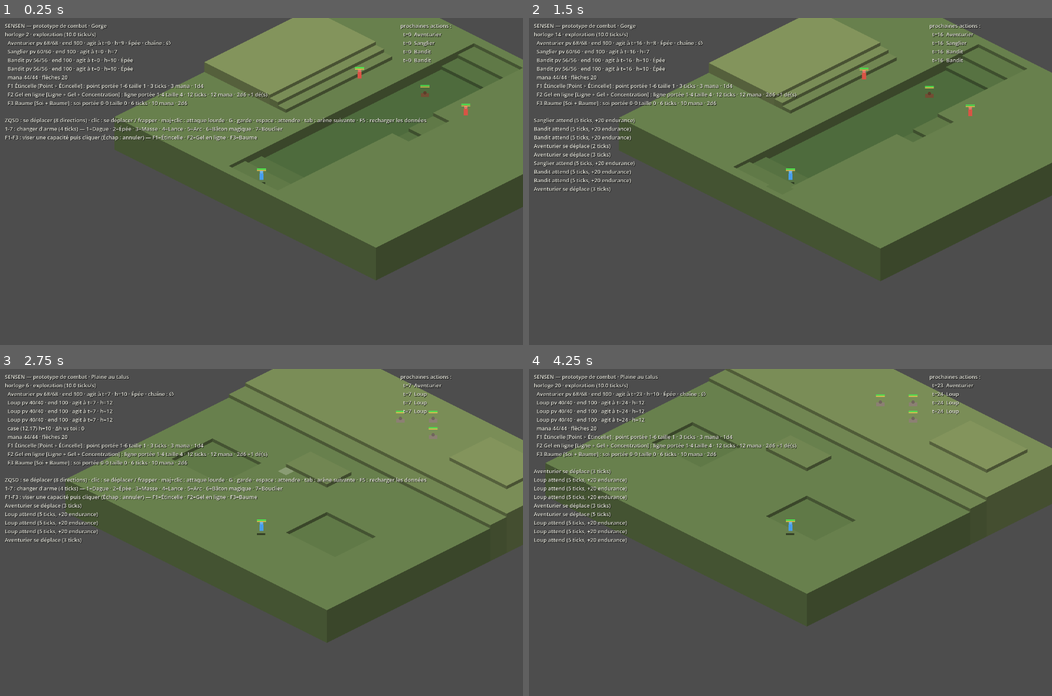
Above: before the commit, frames 1-4 (two rows, left to right).
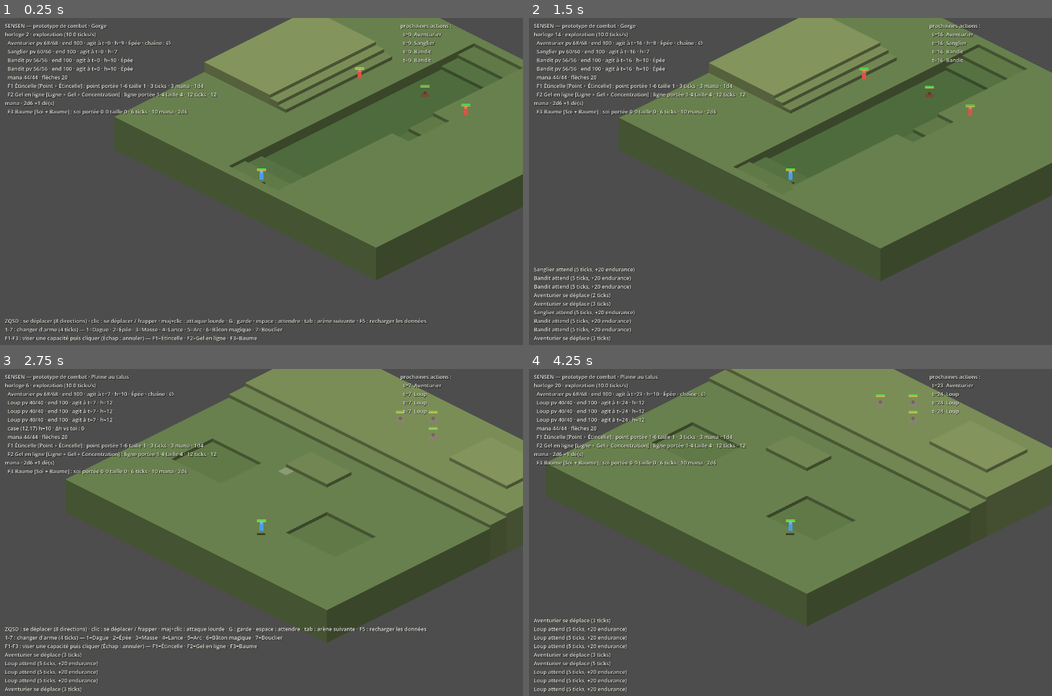
Above: after the commit, the same moments.

Repository: devmarcpro/sensen
Game: Godot game, scene res://scenes/demo/main.tscn
Two runs of this game, one before a commit and one after it. Both use one fixed random seed, a clock stepped at 60 frames per second and the inputs below.
Inputs (mouse positions are in pixels of both pictures, inside the frame that each line leads up to):
- Up to frame 1 (0.25 s): no input
- Up to frame 2 (1.5 s): tap Enter at 0.5 s; move the mouse to (905, 165) at 0.52 s; hold D 0.53-1.28 s; hold Z 0.53-1.28 s; click (905, 165) at 0.67 s; tap Space at 0.77 s; move the mouse to (685, 197) at 1.27 s; hold S from 1.28 s (still down); tap Q at 1.35 s
- Up to frame 3 (2.75 s): tap Space at 1.52, 2 s; move the mouse to (313, 460) at 2.02 s; release S at 2.03 s; hold D from 2.03 s (still down); tap Tab at 2.1 s
- Up to frame 4 (4.25 s): move the mouse to (764, 597) at 2.77 s; tap G at 2.85 s; click (764, 597) at 2.92 s; tap Space at 3.02, 3.77 s; move the mouse to (947, 581) at 3.52 s; release D at 3.53 s; hold S from 3.53 s (still down); tap 1 at 3.6 s

The runs differ from the first frame. In frame 1, 3.0% of the frame differs, in the area x 0-82%, y 22-99%; in frame 2, 2.9%; in frame 3, 4.4%, in the area x 0-82%, y 25-99%; in frame 4, 2.9%.

Commit message:
Client : journal et aide en bas de l'écran, le centre reste au joueur
Pourquoi : joueur centré (décision du 2026-08-27), le panneau gauche
recouvrait sa tuile. L'état et les prévisualisations restent en haut à
gauche (largeur bornée, retour à la ligne), journal, écran de fin et aide
passent en bas.

Co-Authored-By: Claude Fable 5 <noreply@anthropic.com>

Diff:
--- a/godot/scenes/demo/main.gd
+++ b/godot/scenes/demo/main.gd
@@ -34,6 +34,7 @@
 
 @onready var ui: Label = $CanvasLayer/Info
 @onready var ui_droite: Label = $CanvasLayer/Droite
+@onready var ui_bas: Label = $CanvasLayer/Bas   # journal + aide en bas : le centre de l'écran reste au joueur
 
 
 ## La couche statique du terrain : ses commandes de dessin persistent d'une image à l'autre.
@@ -462,14 +463,15 @@
 			lignes.append("  " + tr("ui.capacite.visee").format({"nom": tr(plan.name_key)}))
 			if survol.x >= 0 and not g.occupant(survol).is_empty():
 				lignes.append("  " + _preview_capacite(j, plan, sim.entites[g.occupant(survol)]))
-	lignes.append("")
+	ui.text = "\n".join(lignes)
+	var bas: Array[String] = []
 	if not ecran_fin.is_empty():
-		lignes.append_array(ecran_fin)
-		lignes.append("")
-	lignes.append_array(journal)
+		bas.append_array(ecran_fin)
+		bas.append("")
+	bas.append_array(journal)
 	if not j.vivant:
-		lignes.append(tr("journal.defaite"))
-	ui.text = "\n".join(lignes)
+		bas.append(tr("journal.defaite"))
+	ui_bas.text = "\n".join(bas)
 	# Timeline : les prochaines actions de l'horloge du joueur, par compteur croissant.
 	var timeline: Array[String] = [tr("ui.timeline")]
 	var acteurs := sim.vivants().filter(func(e: Dictionary) -> bool: return e.horloge == j.horloge)
--- a/godot/scenes/demo/main.tscn
+++ b/godot/scenes/demo/main.tscn
@@ -10,12 +10,29 @@
 [node name="Info" type="Label" parent="CanvasLayer"]
 offset_left = 12.0
 offset_top = 10.0
-offset_right = 700.0
-offset_bottom = 400.0
+offset_right = 560.0
+offset_bottom = 380.0
+autowrap_mode = 3
 theme_override_colors/font_color = Color(0.92, 0.92, 0.88, 1)
 theme_override_colors/font_shadow_color = Color(0, 0, 0, 0.7)
 theme_override_font_sizes/font_size = 13
 text = "..."
+
+[node name="Bas" type="Label" parent="CanvasLayer"]
+anchors_preset = 2
+anchor_top = 1.0
+anchor_bottom = 1.0
+offset_left = 12.0
+offset_top = -230.0
+offset_right = 1268.0
+offset_bottom = -8.0
+grow_vertical = 0
+theme_override_colors/font_color = Color(0.92, 0.92, 0.88, 1)
+theme_override_colors/font_shadow_color = Color(0, 0, 0, 0.7)
+theme_override_font_sizes/font_size = 13
+text = "..."
+autowrap_mode = 3
+vertical_alignment = 2
 
 [node name="Droite" type="Label" parent="CanvasLayer"]
 anchors_preset = 1
